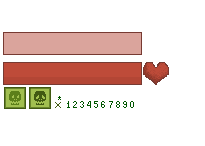
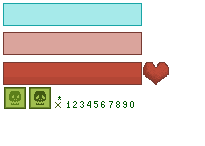
Layered file, before and after one edit (205x146). Changes by layer:
added layer "Прямоугольник 5" (1st of 2) (49%) above "Прямоугольник 5" over [4, 4, 141, 25]
added layer "Прямоугольник 1" (1st of 3) above "Прямоугольник 1" over [3, 3, 142, 26]
